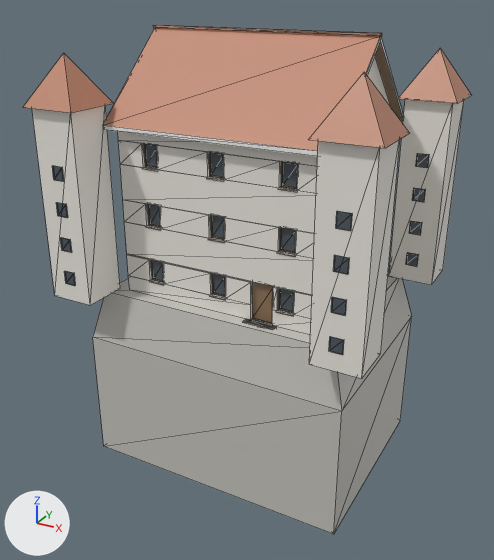
A saved change to the glTF model app/assets/models/buildings/nordic_castle_3_s.glb.
The view is the same before and after, from a 50 mm lens placed at (17.7, -33.4, 19.7), pointed at (-0.3, -0.8, 3.4). Every picture has the same lights, and +X, +Y and +Z are marked at lower left. The picture after the commit comes second. Mesh edges are drawn as thin lines. Vertices at exactly the same position are counted once.

Names of what the first picture shows: 'nordic_castle_3_s'.
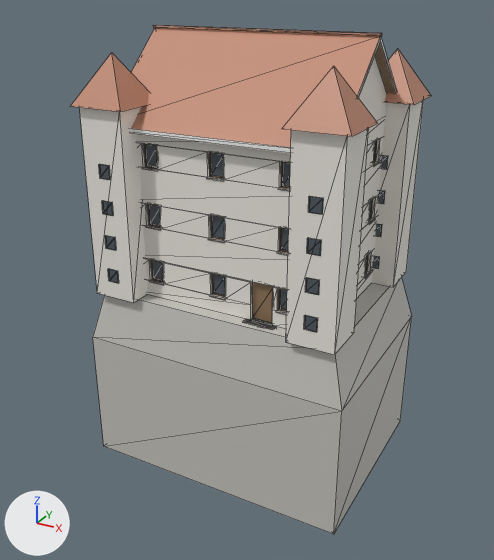
Changed parts and their boxes (x1, y1, x2, y2) in the pictures (494 x 560 px; the box of a moved part takes in the faces that stretch with it):
'nordic_castle_3_s', reshaped (20% narrower)
    before: (23, 25, 471, 534)
    after: (71, 25, 431, 534)
part 1 of me_nordic_castle_3_s, moved or reshaped
    before: (64, 271, 75, 286)
    after: (108, 269, 119, 283)
part 2 of me_nordic_castle_3_s, moved or reshaped
    before: (60, 238, 72, 252)
    after: (105, 235, 116, 250)
part 3 of me_nordic_castle_3_s, moved or reshaped
    before: (56, 202, 68, 218)
    after: (102, 201, 113, 216)
part 4 of me_nordic_castle_3_s, moved or reshaped
    before: (52, 166, 64, 181)
    after: (99, 164, 110, 180)
part 5 of me_nordic_castle_3_s, moved or reshaped
    before: (329, 337, 344, 355)
    after: (304, 315, 318, 332)
part 6 of me_nordic_castle_3_s, moved or reshaped
    before: (331, 297, 347, 315)
    after: (305, 278, 319, 295)
part 7 of me_nordic_castle_3_s, moved or reshaped
    before: (333, 255, 349, 274)
    after: (307, 238, 321, 256)
part 8 of me_nordic_castle_3_s, moved or reshaped
    before: (336, 211, 352, 231)
    after: (308, 196, 323, 214)
part 9 of me_nordic_castle_3_s, moved or reshaped
    before: (406, 253, 418, 266)
    after: (373, 256, 379, 269)
part 10 of me_nordic_castle_3_s, moved or reshaped
    before: (409, 221, 422, 235)
    after: (375, 224, 382, 237)
part 11 of me_nordic_castle_3_s, moved or reshaped
    before: (412, 188, 426, 202)
    after: (378, 190, 385, 204)
part 12 of me_nordic_castle_3_s, moved or reshaped
    before: (416, 153, 429, 168)
    after: (381, 156, 388, 170)
part 13 of me_nordic_castle_3_s, moved or reshaped
    before: (32, 105, 120, 305)
    after: (79, 107, 148, 303)
part 14 of me_nordic_castle_3_s, moved or reshaped
    before: (309, 140, 400, 379)
    after: (286, 129, 368, 355)
part 15 of me_nordic_castle_3_s, moved or reshaped
    before: (389, 99, 464, 285)
    after: (372, 100, 424, 287)
part 16 of me_nordic_castle_3_s, moved or reshaped
    before: (23, 53, 113, 113)
    after: (71, 53, 149, 112)
part 17 of me_nordic_castle_3_s, moved or reshaped
    before: (308, 72, 409, 148)
    after: (282, 66, 378, 137)
part 18 of me_nordic_castle_3_s, moved or reshaped
    before: (399, 48, 471, 104)
    after: (385, 49, 431, 105)

The change, as a list of edits to the scene's bpy script:
```text
Change me_nordic_castle_3_s:
    used by ob_nordic_castle_3_s; location = (0.0, 0.0, 0.0)
    remove me_nordic_castle_3_s.from_pydata(...)  # 1048 vertices, 1300 faces; spans x -9.6..9.6, y -7.6..7.6, z -8.0..17.3
    add me_nordic_castle_3_s.from_pydata(...)  # 1048 vertices, 1300 faces; spans x -8.0..8.0, y -6.2..6.2, z -8.0..17.3
    me_nordic_castle_3_s part 1: the loose piece of 8 vertices spanning x -8.3..-7.7, y -7.3, z 4.0..4.8 is moved by (1.9, 1.4, 0.0)
    me_nordic_castle_3_s part 2: the loose piece of 8 vertices spanning x -8.3..-7.7, y -7.3, z 6.0..6.8 is moved by (1.9, 1.4, 0.0)
    me_nordic_castle_3_s part 3: the loose piece of 8 vertices spanning x -8.3..-7.7, y -7.3, z 8.0..8.8 is moved by (1.9, 1.4, 0.0)
    me_nordic_castle_3_s part 4: the loose piece of 8 vertices spanning x -8.3..-7.7, y -7.3, z 10.0..10.8 is moved by (1.9, 1.4, 0.0)
    me_nordic_castle_3_s part 5: the loose piece of 8 vertices spanning x 7.7..8.3, y -7.3, z 4.0..4.8 is moved by (-1.9, 1.4, 0.0)
    me_nordic_castle_3_s part 6: the loose piece of 8 vertices spanning x 7.7..8.3, y -7.3, z 6.0..6.8 is moved by (-1.9, 1.4, 0.0)
    me_nordic_castle_3_s part 7: the loose piece of 8 vertices spanning x 7.7..8.3, y -7.3, z 8.0..8.8 is moved by (-1.9, 1.4, 0.0)
    me_nordic_castle_3_s part 8: the loose piece of 8 vertices spanning x 7.7..8.3, y -7.3, z 10.0..10.8 is moved by (-1.9, 1.4, 0.0)
    me_nordic_castle_3_s part 9: the loose piece of 8 vertices spanning x 7.7..8.3, y 4.7, z 4.0..4.8 is moved by (-1.9, -1.4, 0.0)
    me_nordic_castle_3_s part 10: the loose piece of 8 vertices spanning x 7.7..8.3, y 4.7, z 6.0..6.8 is moved by (-1.9, -1.4, 0.0)
    me_nordic_castle_3_s part 11: the loose piece of 8 vertices spanning x 7.7..8.3, y 4.7, z 8.0..8.8 is moved by (-1.9, -1.4, 0.0)
    me_nordic_castle_3_s part 12: the loose piece of 8 vertices spanning x 7.7..8.3, y 4.7, z 10.0..10.8 is moved by (-1.9, -1.4, 0.0)
    me_nordic_castle_3_s part 13: the loose piece of 8 vertices spanning x -9.3..-6.7, y -7.3..-4.7, z 3.0..13.7 is moved by (1.9, 1.4, 0.0)
    me_nordic_castle_3_s part 14: the loose piece of 8 vertices spanning x 6.7..9.3, y -7.3..-4.7, z 3.0..13.7 is moved by (-1.9, 1.4, 0.0)
    me_nordic_castle_3_s part 15: the loose piece of 8 vertices spanning x 6.7..9.3, y 4.7..7.3, z 3.0..13.7 is moved by (-1.9, -1.4, 0.0)
    me_nordic_castle_3_s part 16: the loose piece of 5 vertices spanning x -9.6..-6.4, y -7.6..-4.4, z 13.7..16.3 is moved by (1.9, 1.4, 0.0)
    me_nordic_castle_3_s part 17: the loose piece of 5 vertices spanning x 6.4..9.6, y -7.6..-4.4, z 13.7..16.3 is moved by (-1.9, 1.4, 0.0)
    me_nordic_castle_3_s part 18: the loose piece of 5 vertices spanning x 6.4..9.6, y 4.4..7.6, z 13.7..16.3 is moved by (-1.9, -1.4, 0.0)
    other edits to the shape of me_nordic_castle_3_s do not show in these pictures
```
